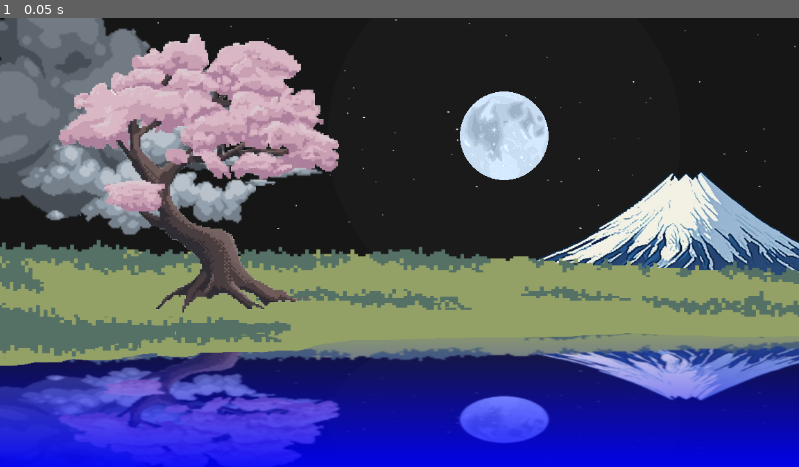
Above: before the commit, frame 1.
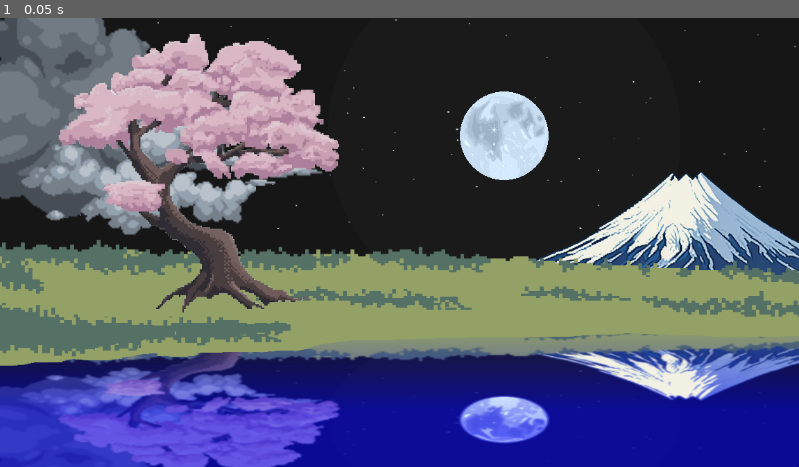
Above: after the commit, the same moment.

Repository: dante-signal31/SakuraDemo
Game: Godot game, scene res://Scenes/sakura_level.tscn
Same seed, same stepped clock (60 frames per second), same inputs: the game is played once before the commit and once after it.
Inputs:
- Up to frame 1 (0.05 s): no input

The runs differ from the first frame. In frame 1, 9.7% of the frame differs, in the area x 0-100%, y 74-100%.

Commit message:
Comments added.

Diff:
--- a/Scenes/sakura_level.tscn
+++ b/Scenes/sakura_level.tscn
@@ -16,6 +16,8 @@
 [sub_resource type="ShaderMaterial" id="ShaderMaterial_p08sx"]
 shader = ExtResource("10_2f8p5")
 shader_parameter/water_color = Color(0, 0, 1, 1)
+shader_parameter/water_color_intensity = 0.54
+shader_parameter/mirrored_colors_intensity = 10.0
 shader_parameter/reflection_limit = 0.66
 
 [node name="Sakura" type="Node2D"]
--- a/Shaders/WaterShader.gdshader
+++ b/Shaders/WaterShader.gdshader
@@ -1,6 +1,8 @@
 shader_type canvas_item;
 uniform sampler2D screen_texture: hint_screen_texture;
 uniform vec4 water_color: source_color;
+uniform float water_color_intensity: hint_range(0.0, 1.0, 0.01) = 0.7;
+uniform float mirrored_colors_intensity = 1.4;
 uniform float reflection_limit: hint_range(0.0, 1.0, 0.01);
 
 vec2 get_mirrored_coordinate(vec2 currentUV, vec2 currentScreenUV){
@@ -13,11 +15,33 @@
 	return vec2(currentScreenUV.x, clamped_screen_uvy);
 }
 
+vec4 get_resulting_water_color(vec4 mirrored_color, vec2 currentUV){
+	// Improve mirrored clear colors to make them more visible.
+	float mirrored_color_average = (
+		mirrored_color.r +
+		mirrored_color.g +
+		mirrored_color.b) /
+		3.0;
+	float highlight_factor = pow(
+		mirrored_color_average,
+		mirrored_colors_intensity);
+	// The more to the bottom of the water rectangle, the more water color we
+	// want.
+	// TODO: This is not working as intended. A higher highlight factor should get more intense colors. Now it's happening the oppposite.
+	float water_color_mix = clamp(
+		currentUV.y - highlight_factor,
+		0.0,
+		water_color_intensity);
+	return mix(mirrored_color, water_color, water_color_mix);
+}
+
 void fragment() {
 	vec2 uv = get_mirrored_coordinate(UV, SCREEN_UV);
 	// Get the reflected color.
+	// WARNING: This sampling will only get colors printed on screen so far. So
+	// it will only get colors from sprites with a Z-Index below the Z-Index of
+	// this material's node.
 	vec4 mirrored_color = texture(screen_texture, uv);
-	// The more to the bottom of the water rectangle, the more water color we
-	// want.
-	COLOR = mix(mirrored_color, water_color, UV.y);
+	// Mix the mirrored color with water color to get the final resulting color.
+	COLOR = get_resulting_water_color(mirrored_color, UV);
 }
